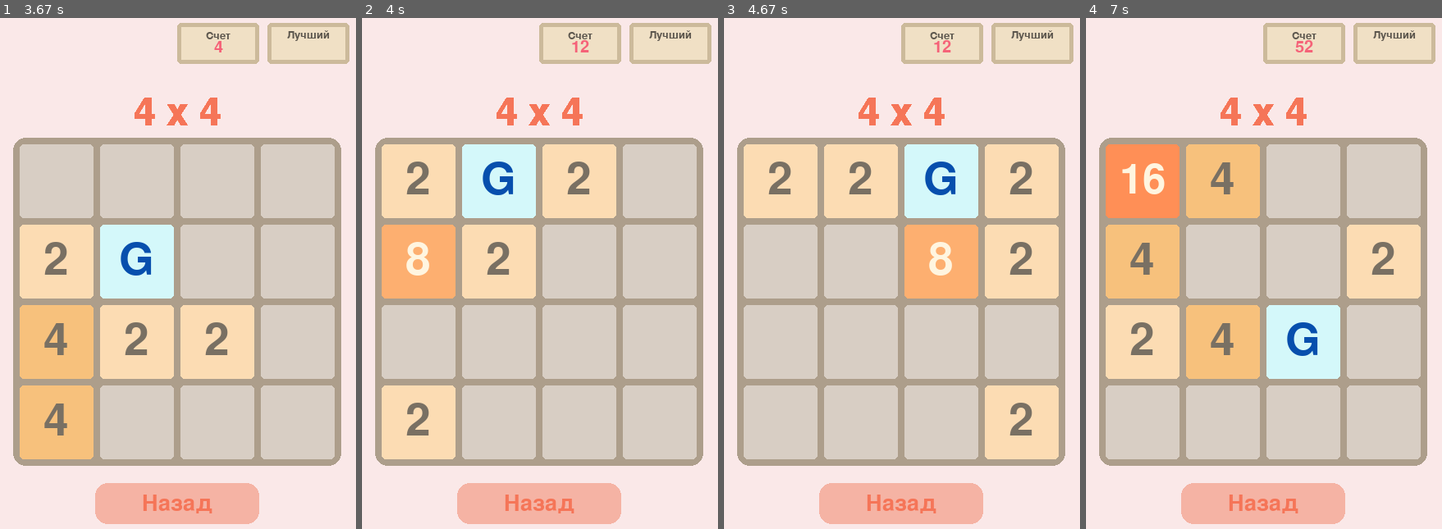
Above: before the commit, frames 1-4 (left to right).
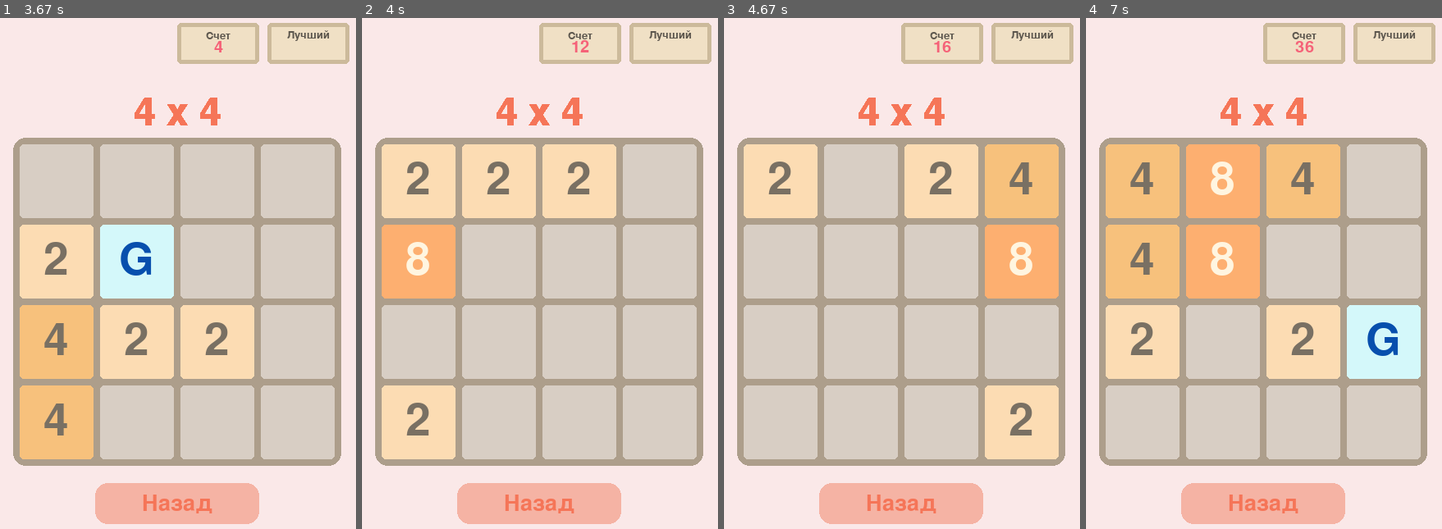
Above: after the commit, the same moments.

Repository: NaFo61/2048_Pygame
Game: pygame game, started from game/main.py
Same seed, same stepped clock (60 frames per second), same inputs: the game is played once before the commit and once after it.
Inputs:
- Up to frame 1 (3.67 s): click "Играть" at 0.38 s; click "4 x 4" at 0.72 s; hold Right 1-1.47 s; hold Up 1.5-1.8 s; hold Right 1.83-2.3 s; hold Left 2.33-2.87 s; hold Down 2.9-3.2 s; hold Left 3.23-3.63 s
- Up to frame 2 (4 s): hold Up from 3.67 s (still down)
- Up to frame 3 (4.67 s): release Up at 4.03 s; hold Right from 4.07 s (still down)
- Up to frame 4 (7 s): release Right at 4.7 s; hold Down 4.73-5.1 s; hold Left 5.13-5.6 s; hold Right 5.63-6.1 s; hold Up 6.13-6.43 s; hold Right 6.47-6.93 s; hold Left from 6.97 s (still down)

Frame 1 is identical in both runs. In frame 2, 6.0% of the frame differs, in the area x 28-49%, y 24-55%; in frame 3, 15%; in frame 4, 21%, in the area x 5-95%, y 4-71%.

Commit message:
Update move_up, we can collect gems

Diff:
--- a/game/main.py
+++ b/game/main.py
@@ -272,9 +272,17 @@
 
     def move_up(self):
         self.board = [list(line) for line in zip(*self.board)]
-        self.board = [
-            [i for i in line if i] + [0] * line.count(0) for line in self.board
-        ]
+        board = []
+        for line in self.board:
+            inds_g = [i for i, v in enumerate(line) if v == "G"]
+            for ind_g in inds_g:
+                if ind_g != len(line) - 1:
+                    if [i for i in line[ind_g + 1:] if i and i != "G"]:
+                        line[ind_g] = 0
+                        self.collected_g += 1
+            new_line = [i for i in line if i] + [0] * line.count(0)
+            board.append(new_line)
+        self.board = board
         for i in range(self.value):
             for j in range(self.value - 1):
                 if (
@@ -283,12 +291,13 @@
                 ):
                     if self.board[i][j] != "G":
                         result_of_cell = self.board[i][j] * 2
+                        self.board[i][j] = result_of_cell
+                        self.board[i].pop(j + 1)
+                        self.board[i].append(0)
                         self.points += result_of_cell
                     else:
                         result_of_cell = "G"
-                    self.board[i][j] = result_of_cell
-                    self.board[i].pop(j + 1)
-                    self.board[i].append(0)
+                        self.board[i][j] = result_of_cell
         self.board = [list(line) for line in zip(*self.board)]
 
     def move_down(self):
